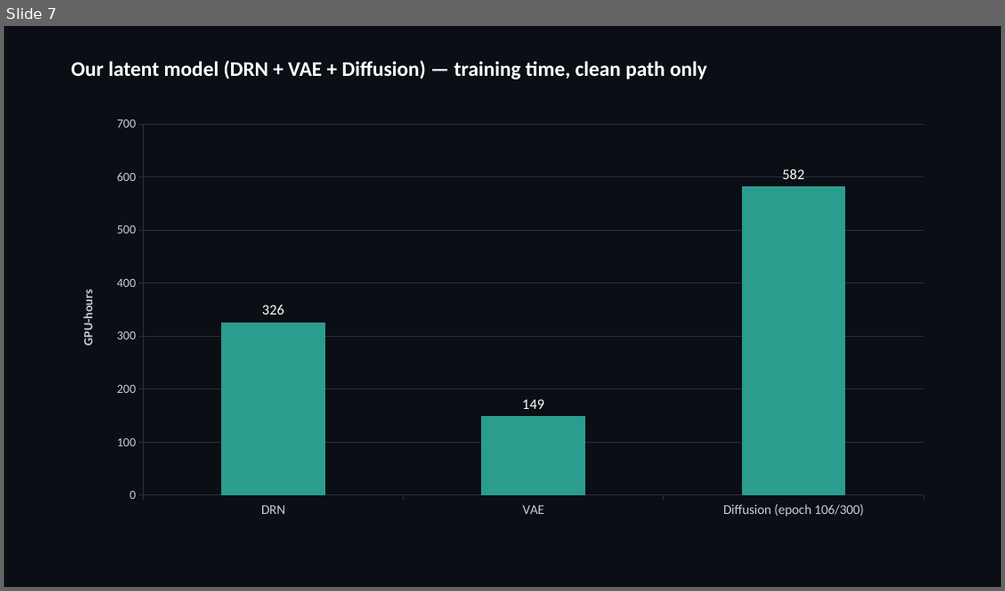
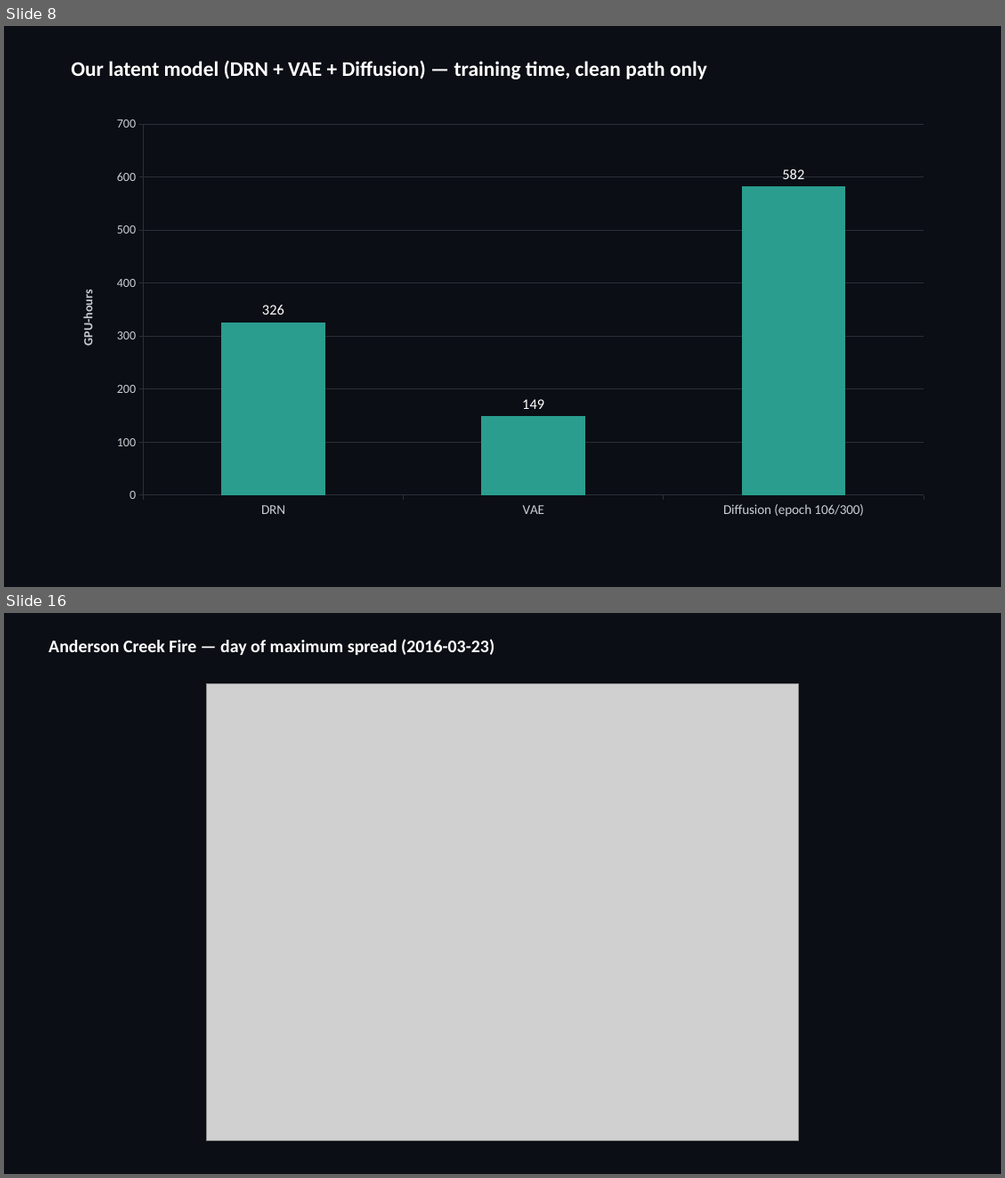
Before and after one commit to milhud/diffusion_downscaling_model, a slide deck: results/corrdiff_comparison/corrdiff_benchmark_slides.pptx. Shown one above the other, each under a label of ours: slide 7 before the commit, slides 8 and 16 after it; the slides between them are not shown. The pictures are 1005x591 and 1005x1178 pixels, drawn with LibreOffice and Linux fonts; fonts in the diff are those of the drawing; grey boxes stand for pictures. Boxes give left, top, right and bottom in pixels: in the first picture for what was removed or moved away, otherwise in the second. Text is boxed around its words. In the diff, an @@ line names an element or a change of style, - is before the commit and + after.

```diff
--- a/results/corrdiff_comparison/corrdiff_benchmark_slides.pptx
+++ b/results/corrdiff_comparison/corrdiff_benchmark_slides.pptx
@@ slide 16 added at box(4, 613, 1001, 1174), background #0B0E14 @@
@@ text added at box(48, 639, 494, 655), 17 pt, text #FFFFFF, bold @@
+Anderson Creek Fire — day of maximum spread (2016-03-23)
@@ picture added at box(207, 684, 799, 1140) @@
@@ what was slide 7 is now slide 8 @@
```
Also in this commit, not shown: 18 other slides added, 11 slides removed, 25 other files.
